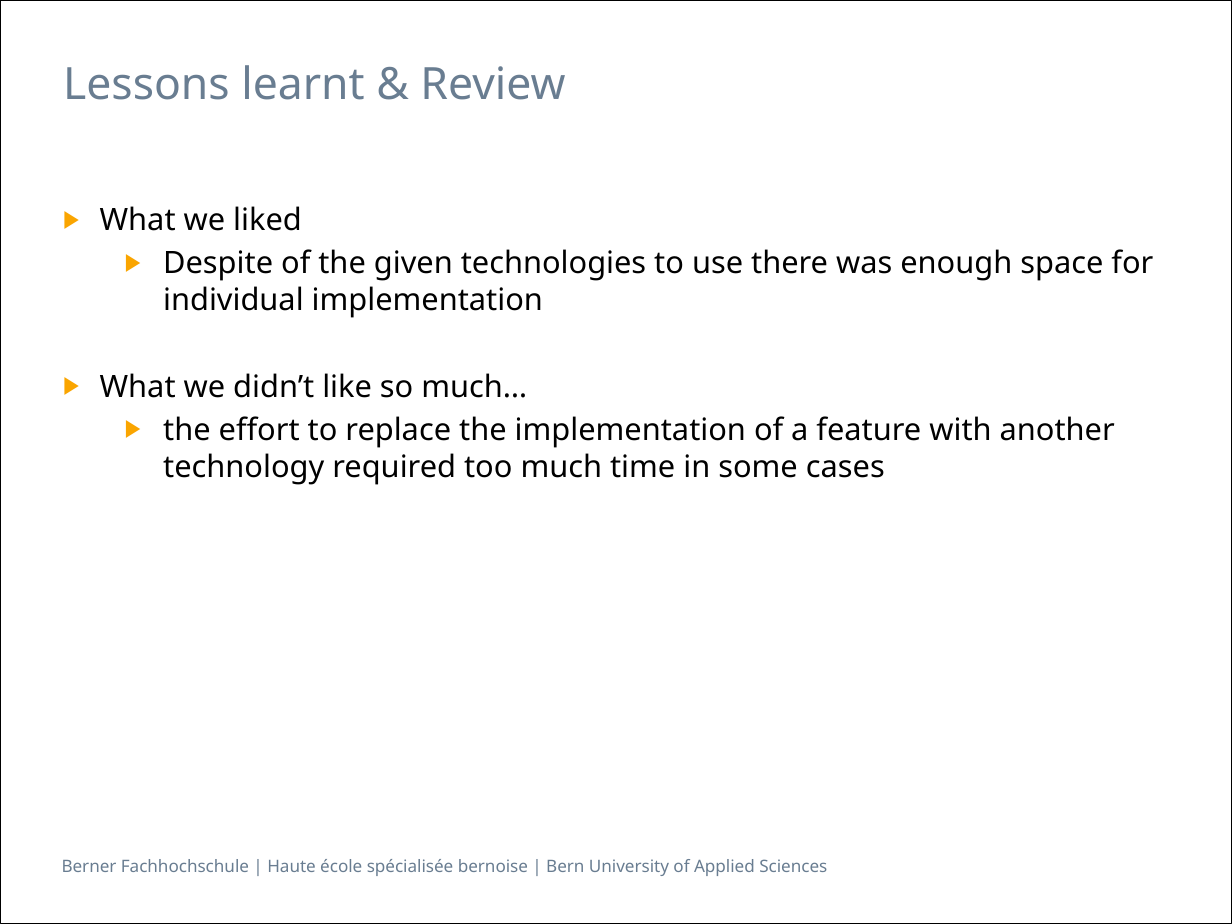
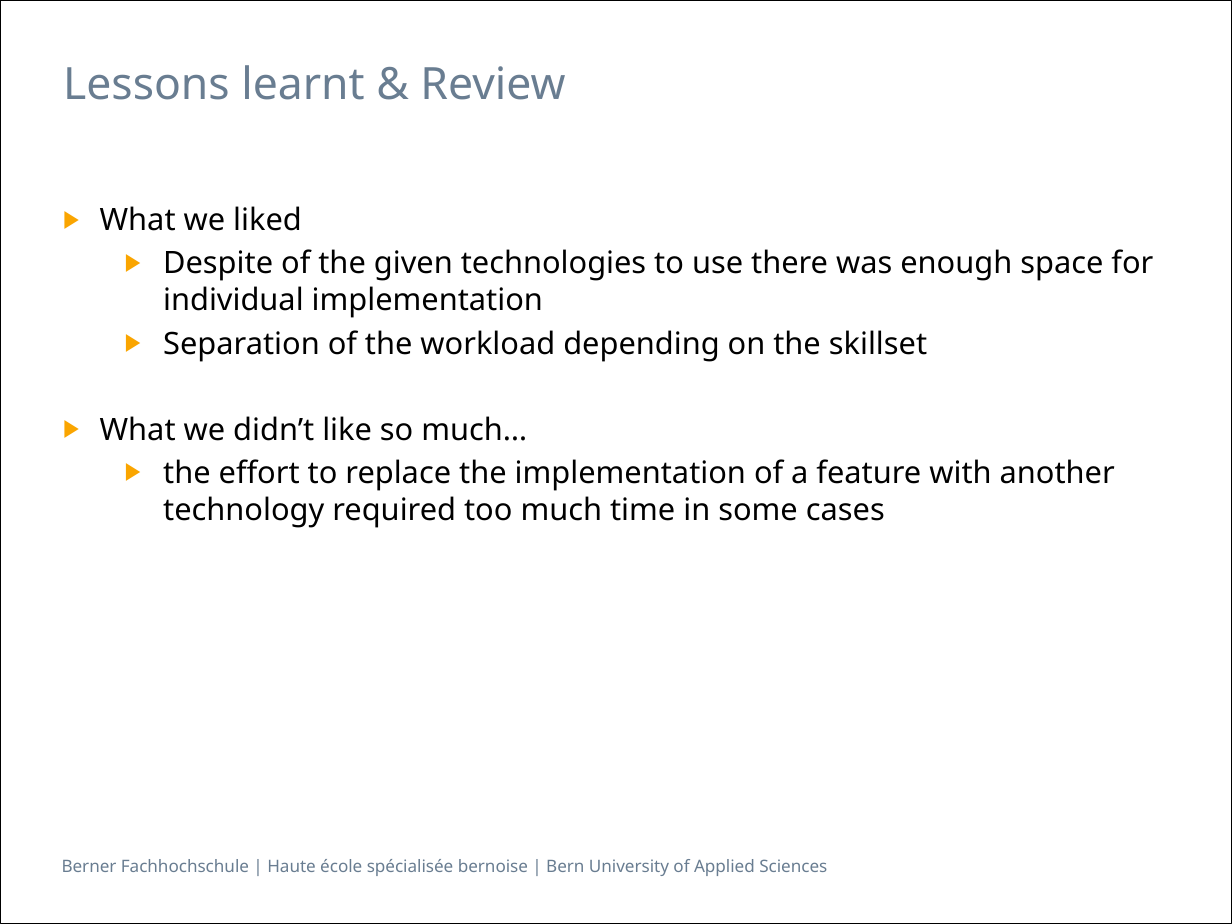
Before and after one commit to Makae/ch.bfh.bti7054.w2014.q.groot, a slide deck: slide 12 of trunk/doc/Presentation.pptx (slide 10 before the commit). Drawn at 1232x924 pixels with LibreOffice and Linux fonts; fonts in the diff are those of the drawing. Boxes give left, top, right and bottom in pixels: in the first picture for what was removed or moved away, otherwise in the second. Text is boxed around its words. In the diff, an @@ line names an element or a change of style, - is before the commit and + after.

```diff
--- a/trunk/doc/Presentation.pptx
+++ b/trunk/doc/Presentation.pptx
@@ text at box(163, 330, 927, 362): paragraph added @@
+  ▶ Separation of the workload depending on the skillset
```
Also in this commit, not shown: 4 other slides changed, 3 slides added, 1 slide removed, 1 other file.
